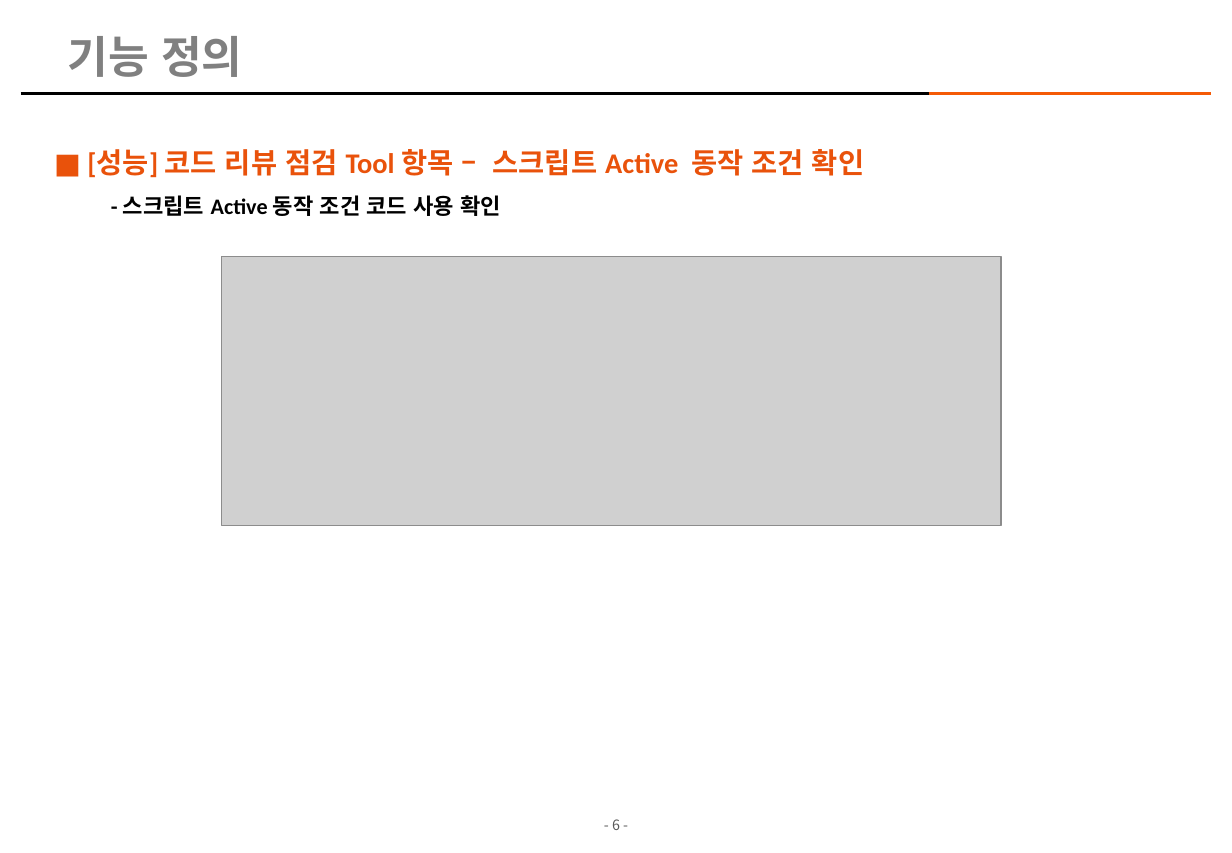
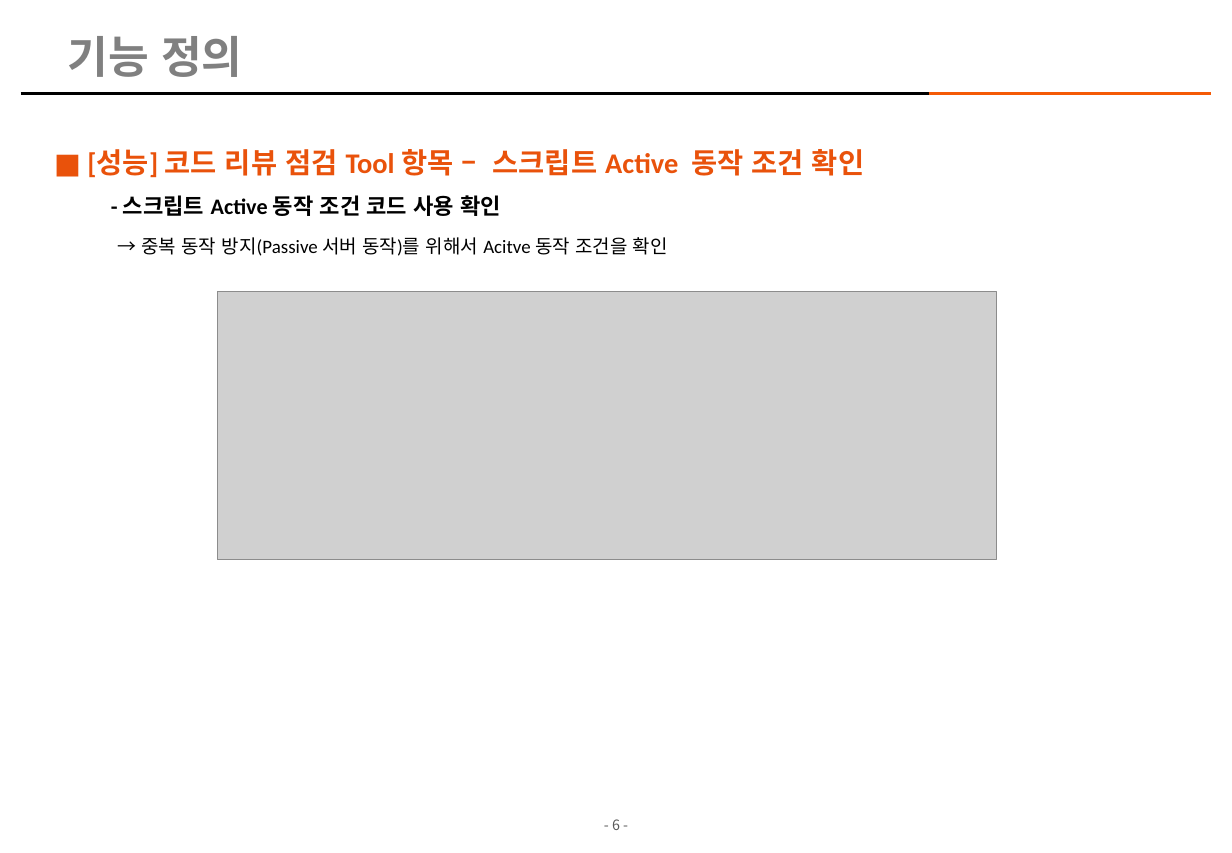
Before and after one commit to kimhopepa/PythonPjt, a slide deck: slide 6 of CodeReviewTool/doc/CodeReview_점검_Tool_개발계획서_rev07.pptx. Drawn at 1232x853 pixels with LibreOffice and Linux fonts; fonts in the diff are those of the drawing; grey boxes stand for pictures; background and template pictures are left out. Boxes give left, top, right and bottom in pixels: in the first picture for what was removed or moved away, otherwise in the second. Text is boxed around its words. In the diff, an @@ line names an element or a change of style, - is before the commit and + after.

```diff
--- a/CodeReviewTool/doc/CodeReview_점검_Tool_개발계획서_rev07.pptx
+++ b/CodeReviewTool/doc/CodeReview_점검_Tool_개발계획서_rev07.pptx
@@ text at box(123, 195, 668, 256): text changed; size 14 to 12 pt; bold off @@
-    - 스크립트 Active 동작 조건 코드 사용 확인
+    - 스크립트 Active 동작 조건 코드 사용 확인
+    → 중복 동작 방지(Passive 서버 동작)를 위해서 Acitve 동작 조건을 확인
@@ picture: place and size @@
-picture at box(222, 257, 1001, 526)
+picture at box(217, 291, 997, 560)
```
Also in this commit, not shown: 10 other slides changed, 2 other files.
